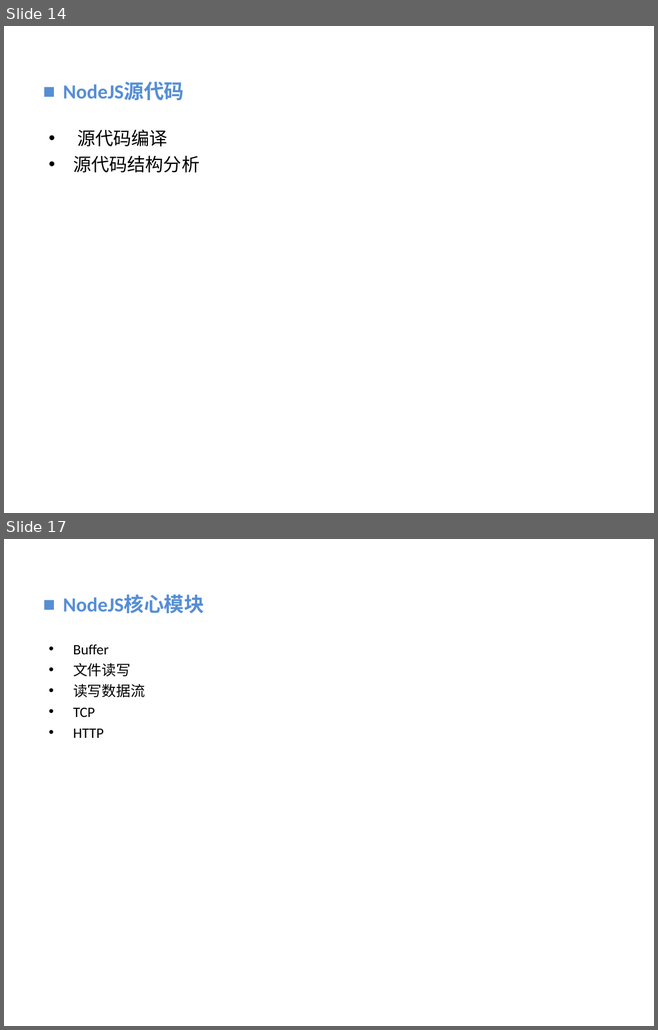
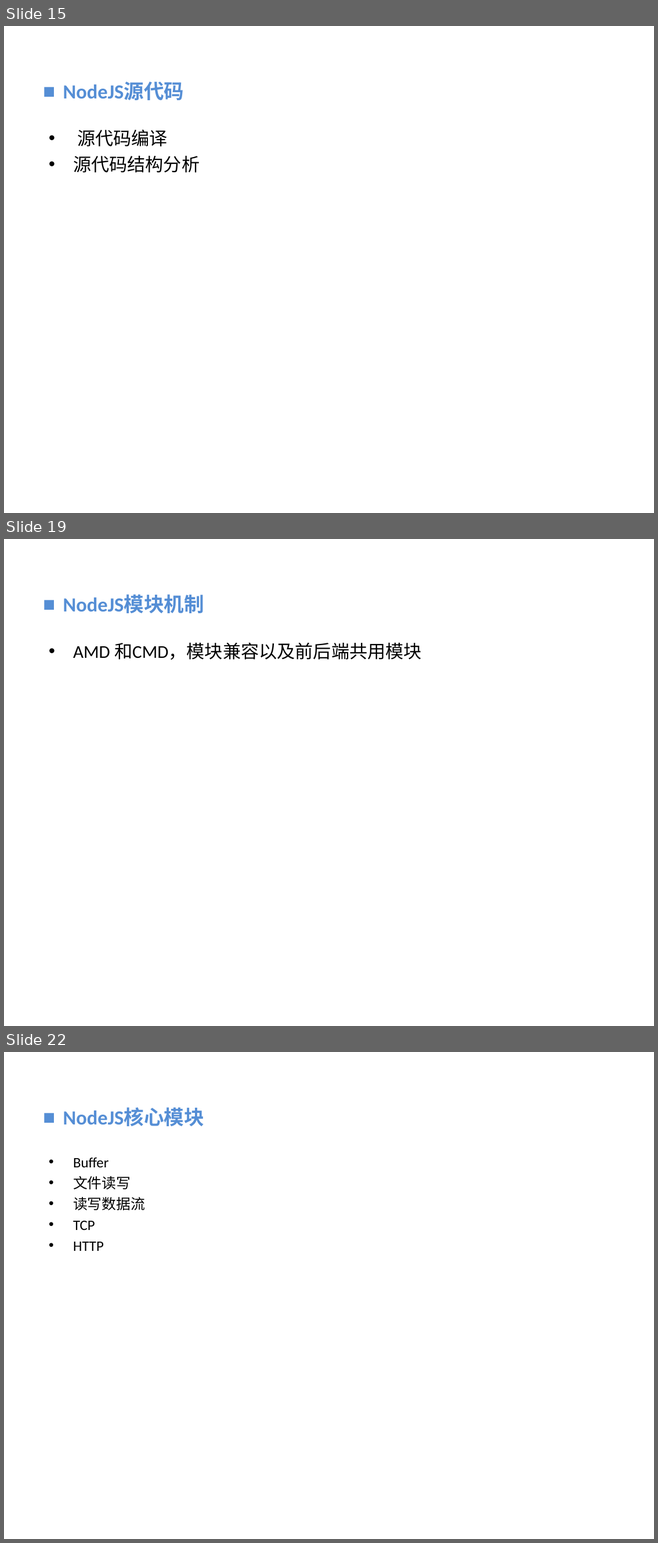
Before and after one commit to vaik/Documents, a slide deck: 我的分享/NodeJS基础概念理解.ppt. Shown one above the other, each under a label of ours: slides 14 and 17 before the commit, slides 15, 19 and 22 after it; the slides between them are not shown. The pictures are 658x1030 and 658x1543 pixels, drawn with LibreOffice and Linux fonts; fonts in the diff are those of the drawing; background and template pictures are left out. Boxes give left, top, right and bottom in pixels: in the first picture for what was removed or moved away, otherwise in the second. Text is boxed around its words. In the diff, an @@ line names an element or a change of style, - is before the commit and + after.

```diff
--- a/我的分享/NodeJS基础概念理解.ppt
+++ b/我的分享/NodeJS基础概念理解.ppt
@@ slide 19 added at [4,539,654,1026], background picture (left out) @@
@@ text added at [63,595,204,613], 22.2 pt, text #558ED5, bold @@
+■ NodeJS模块机制
@@ text added at [73,642,422,660], 20 pt, text #000000 @@
+• AMD 和CMD，模块兼容以及前后端共用模块
@@ what was slide 14 is now slide 15 @@
@@ what was slide 17 is now slide 22 @@
```
Also in this commit, not shown: 3 slides changed, 5 other slides added, 1 slide removed.
